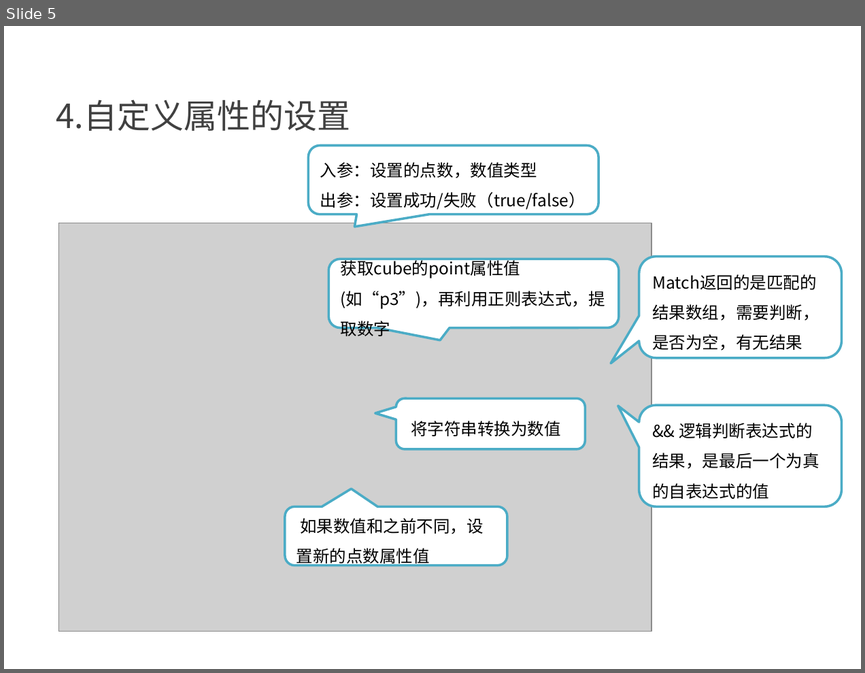
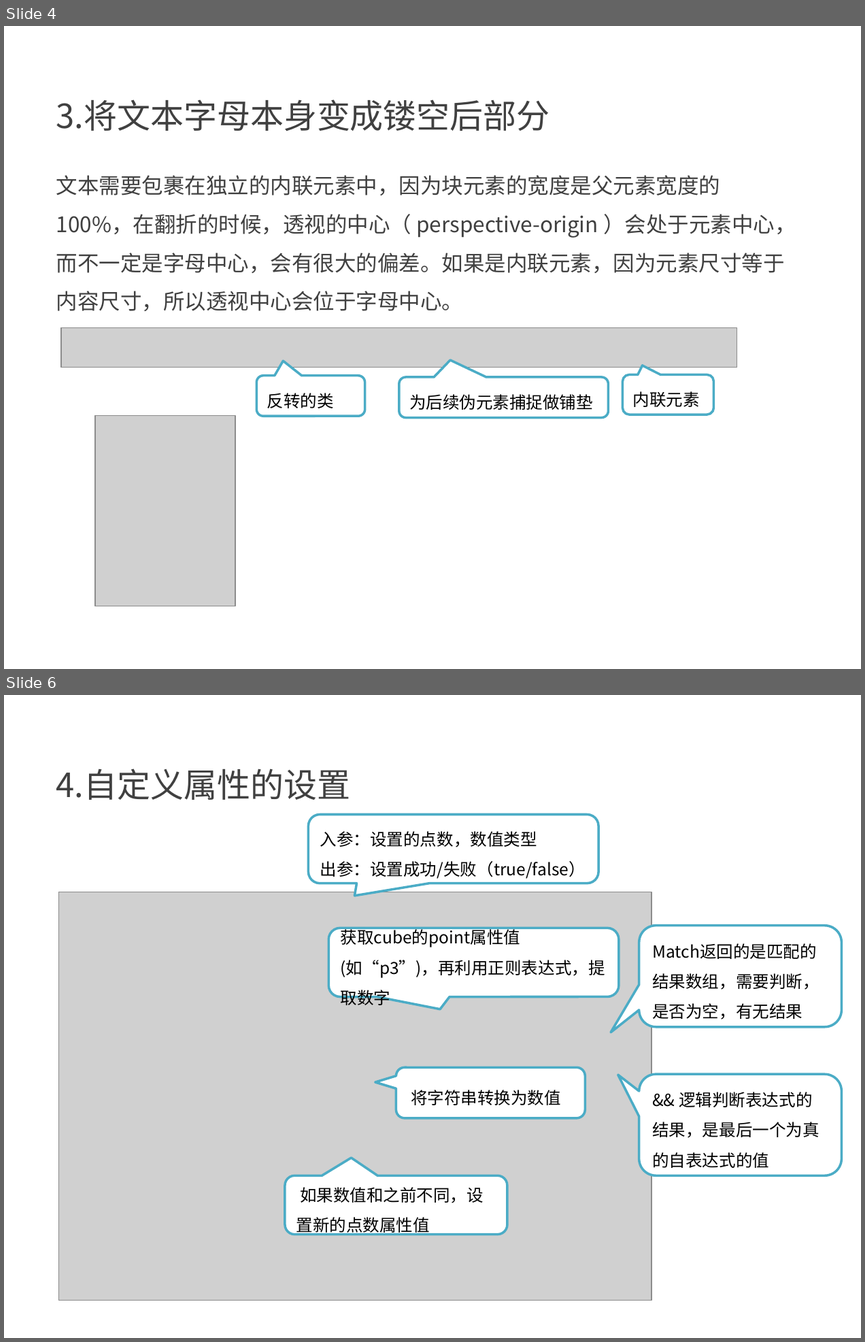
Before and after one commit to kong66/webAni, a slide deck: 5-3DLetter/3DLetter.pptx. Shown one above the other, each under a label of ours: slide 5 before the commit, slides 4 and 6 after it; the slides between them are not shown. The pictures are 865x673 and 865x1342 pixels, drawn with LibreOffice and Linux fonts; fonts in the diff are those of the drawing; grey boxes stand for pictures. Boxes give left, top, right and bottom in pixels: in the first picture for what was removed or moved away, otherwise in the second. Text is boxed around its words. In the diff, an @@ line names an element or a change of style, - is before the commit and + after.

```diff
--- a/5-3DLetter/3DLetter.pptx
+++ b/5-3DLetter/3DLetter.pptx
@@ slide 4 added at [4,26,861,669], background #FFFFFF @@
@@ text added at [56,99,550,131], 28 pt, text #404040 @@
+3.将文本字母本身变成镂空后部分
@@ text added at [56,175,796,311], 18 pt, text #404040 @@
+文本需要包裹在独立的内联元素中，因为块元素的宽度是父元素宽度的100%，在翻折的时候，透视的中心（ perspective-origin ）会处于元素中心，而不一定是字母中心，会有很大的偏差。如果是内联元素，因为元素尺寸等于内容尺寸，所以透视中心会位于字母中心。
@@ picture added at [61,328,738,367] @@
@@ rounded speech box added at [257,376,364,416], fill #FFFFFF, outline #4BACC6 2 pt, 14 pt, text #000000 @@
+反转的类
@@ rounded speech box added at [399,378,608,418], fill #FFFFFF, outline #4BACC6 2 pt, 14 pt, text #000000 @@
+为后续伪元素捕捉做铺垫
@@ rounded speech box added at [623,375,713,414], fill #FFFFFF, outline #4BACC6 2 pt, 14 pt, text #000000 @@
+内联元素
@@ picture added at [95,416,235,606] @@
@@ what was slide 5 is now slide 6 @@
```
Also in this commit, not shown: 1 slide changed, 3 other slides added, 3 slides removed, 4 other files.
